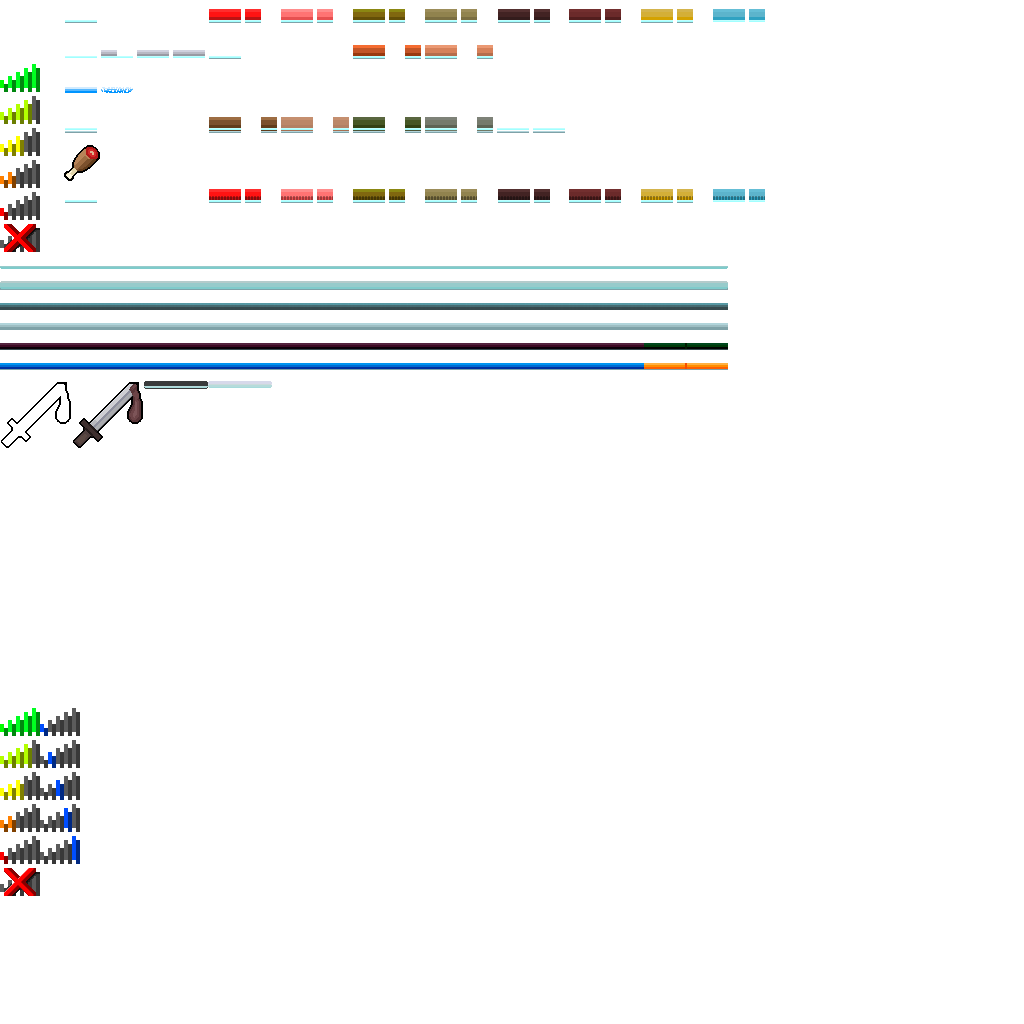
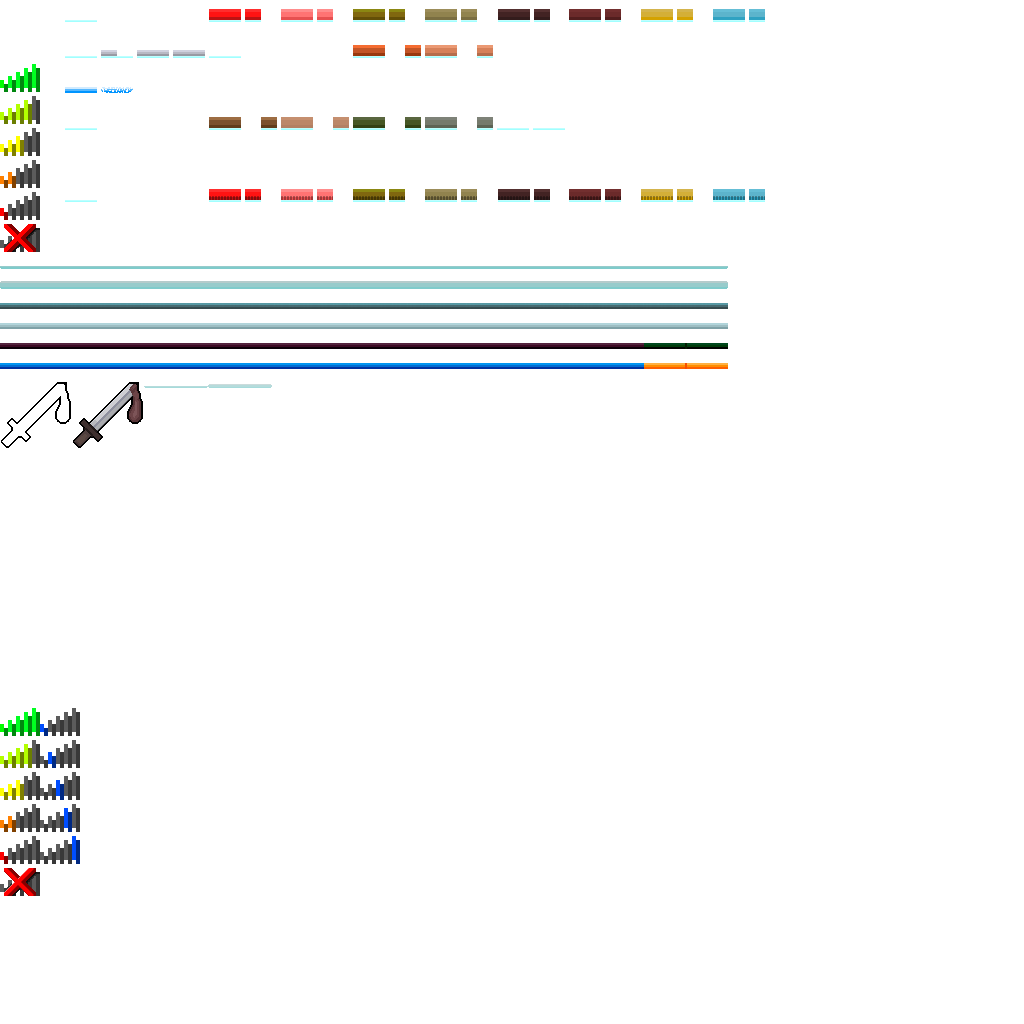
Layers edited between the first and the second 1024 x 1024 image:
hid "Слой 1" over <box>0,22,728,389</box>
